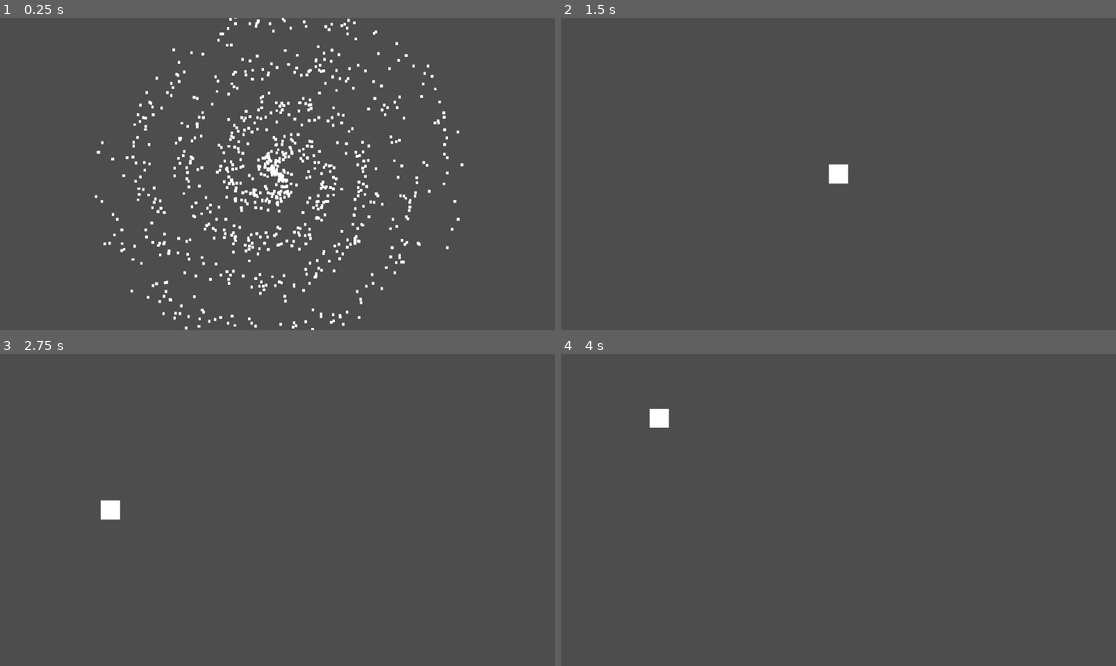
Above: before the commit, frames 1-4 (two rows, left to right).
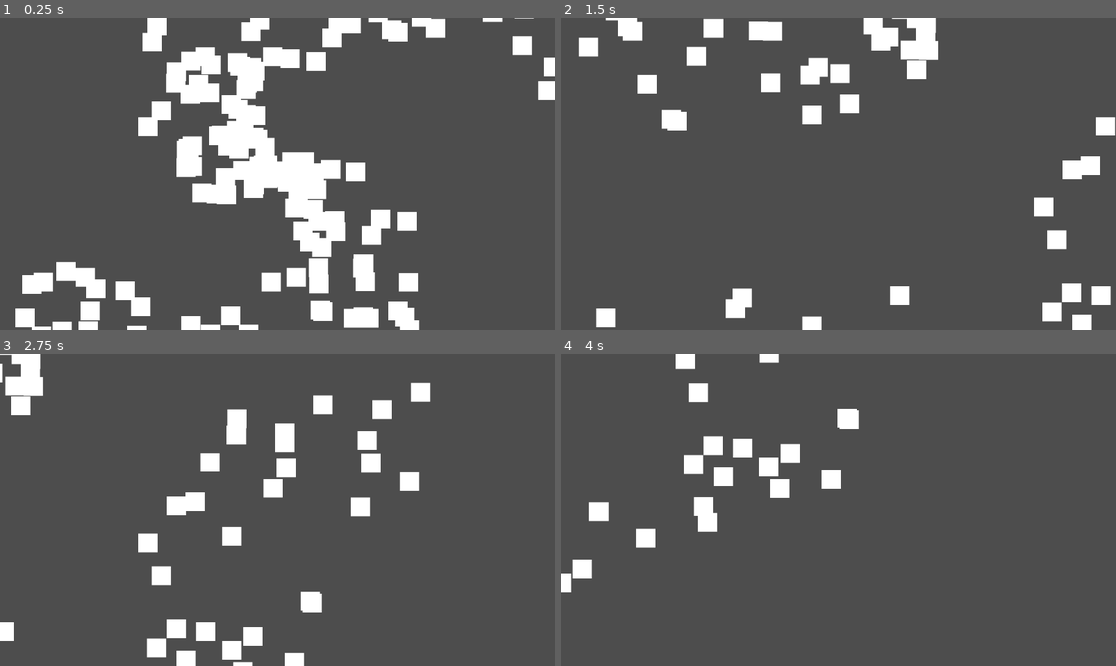
Above: after the commit, the same moments.

Repository: indifferenteye/hegswarm
Game: Godot game, scene res://scenes/galaxy.tscn
Same seed, same stepped clock (60 frames per second), same inputs: the game is played once before the commit and once after it.
Inputs (mouse positions are in pixels of both pictures, inside the frame that each line leads up to):
- Up to frame 1 (0.25 s): no input
- Up to frame 2 (1.5 s): tap Enter at 0.5 s; move the mouse to (844, 177) at 0.52 s; hold S (camera_move_down) 0.53-1.28 s; click (844, 177) at 0.67 s; move the mouse to (849, 21) at 1.27 s; tap A (camera_move_left) at 1.35 s; click (849, 21) at 1.42 s
- Up to frame 3 (2.75 s): tap Space at 2 s; move the mouse to (333, 441) at 2.02 s; hold D (camera_move_right) from 2.03 s (still down); click (333, 441) at 2.17 s
- Up to frame 4 (4 s): move the mouse to (810, 572) at 2.77 s; release D (camera_move_right) at 2.78 s; tap W (camera_move_up) at 2.85 s; click (810, 572) at 2.92 s; tap Enter at 3.5 s; move the mouse to (1005, 556) at 3.52 s; hold S (camera_move_down) from 3.53 s (still down); click (1005, 556) at 3.67 s

The runs differ from the first frame. In frame 1, 20% of the frame differs, in the area x 2-100%, y 0-100%; in frame 2, 7.6%; in frame 3, 7.1%; in frame 4, 3.8%.

Commit message:
inspector changes: better values & sizes

Diff:
--- a/assets/main_camera.tscn
+++ b/assets/main_camera.tscn
@@ -5,6 +5,7 @@
 [node name="MainCamera" type="Camera2D"]
 zoom = Vector2(2.48, 2.48)
 script = ExtResource("1_aftc5")
-zoom_speed = 0.23
-max_zoom_in = 0.085
+move_speed = 400.0
+zoom_speed = 0.15
+max_zoom_in = 0.1
 max_zoom_out = 22.335
--- a/assets/planet.tscn
+++ b/assets/planet.tscn
@@ -3,6 +3,7 @@
 [sub_resource type="CanvasTexture" id="CanvasTexture_planet"]
 
 [node name="Planet" type="Node2D"]
+scale = Vector2(8, 7.88)
 
 [node name="Sprite2D" type="Sprite2D" parent="."]
 scale = Vector2(2, -2)
--- a/assets/star.tscn
+++ b/assets/star.tscn
@@ -11,11 +11,12 @@
 
 [node name="Sprite2D" type="Sprite2D" parent="."]
 position = Vector2(2.38419e-07, 2.38419e-07)
-scale = Vector2(2.12748, -2.3745)
+scale = Vector2(16.171, -15.7189)
 texture = SubResource("CanvasTexture_gyjrx")
 offset = Vector2(-2.98023e-08, 0)
 
 [node name="Area2D" type="Area2D" parent="."]
+scale = Vector2(5.05235, 6.29725)
 
 [node name="CollisionShape2D" type="CollisionShape2D" parent="Area2D"]
 scale = Vector2(0.221707, 0.184127)
--- a/assets/sun.tscn
+++ b/assets/sun.tscn
@@ -6,6 +6,6 @@
 
 [node name="Sprite2D" type="Sprite2D" parent="."]
 position = Vector2(2.38419e-07, 2.38419e-07)
-scale = Vector2(16.0589, -15.7955)
+scale = Vector2(95.0612, -96.0268)
 texture = SubResource("CanvasTexture_e1m50")
 offset = Vector2(-2.98023e-08, 0)
--- a/scenes/galaxy.tscn
+++ b/scenes/galaxy.tscn
@@ -11,8 +11,9 @@
 [node name="script" type="Node2D" parent="WorldGeneration"]
 script = ExtResource("2_mlxib")
 scene_to_instance = ExtResource("1_jxn3g")
-star_count = 895
-radius = 150.28
-arm_spread = 0.625
+star_count = 420
+radius = 600.0
+twist = 6.0
+arm_spread = 0.9
 
 [node name="MainCamera" parent="." instance=ExtResource("3_mlxib")]
--- a/scenes/star_system.tscn
+++ b/scenes/star_system.tscn
@@ -7,5 +7,6 @@
 script = ExtResource("2")
 min_planets = 0
 max_planets = 8
+orbit_step = 140.0
 
 [node name="MainCamera" parent="." instance=ExtResource("2_be1mv")]
